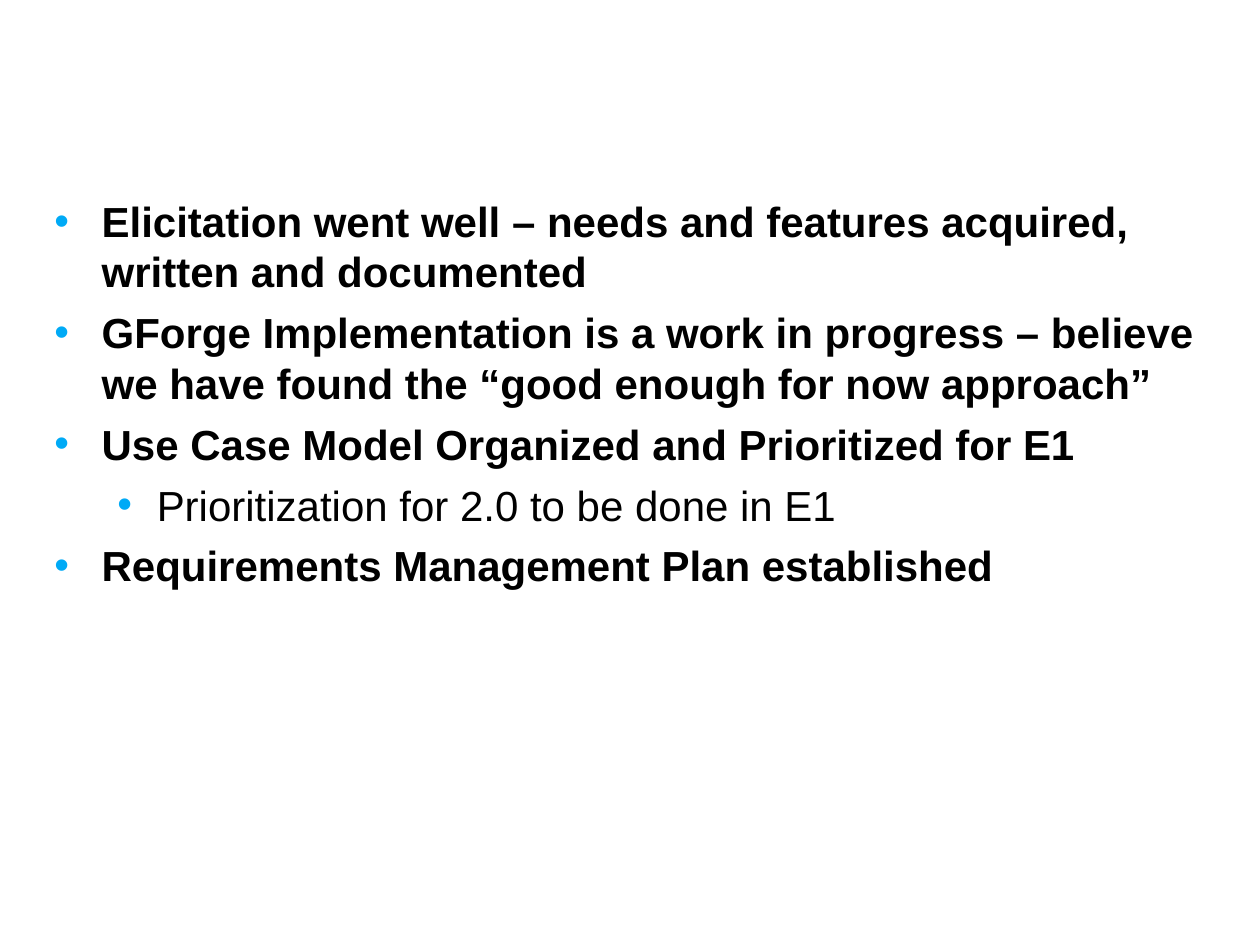
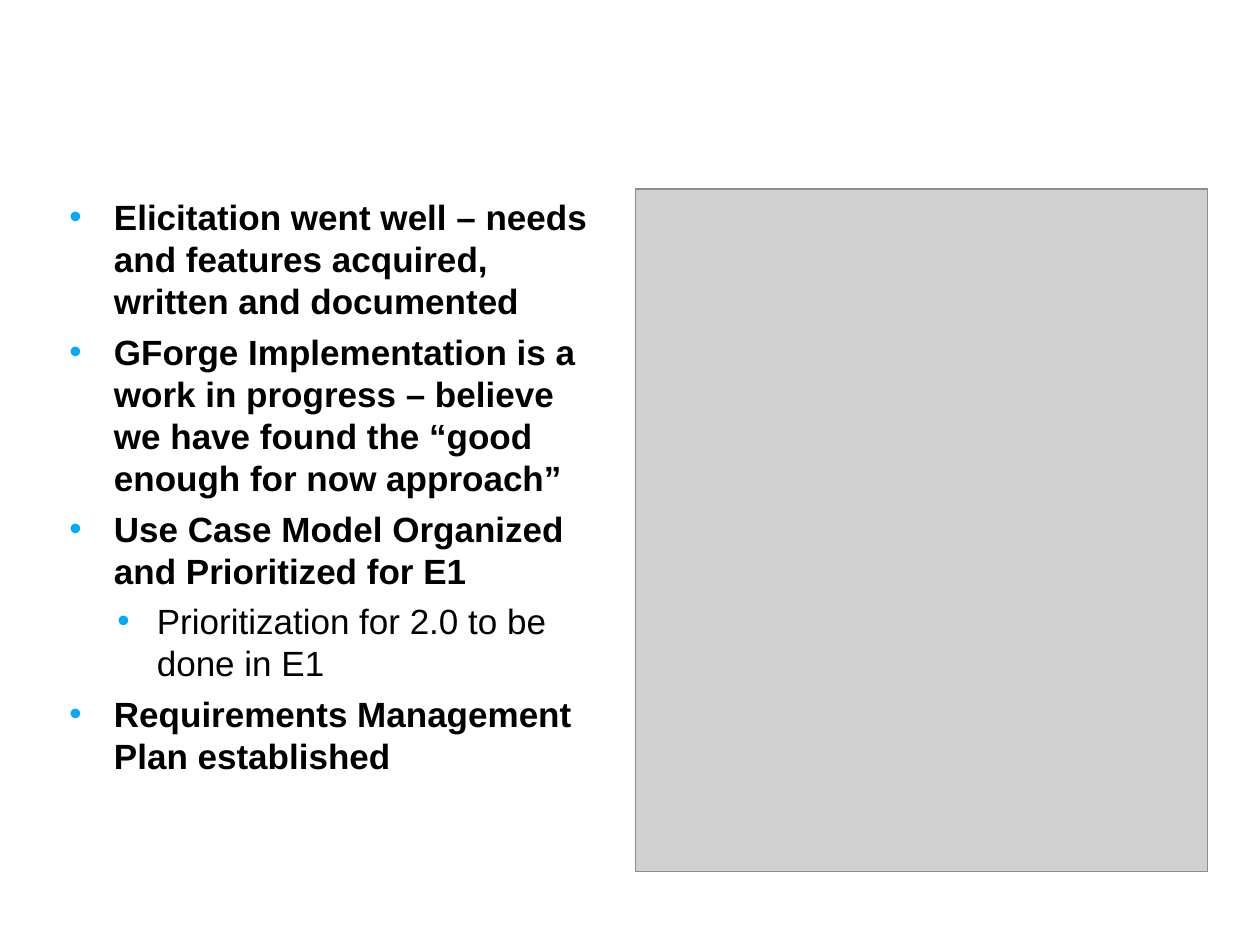
Before and after one commit to NCIP/caarray-docs, a slide deck: slide 16 of project_management/reports/inception_postmortem.ppt. Drawn at 1260x945 pixels with LibreOffice and Linux fonts; fonts in the diff are those of the drawing; grey boxes stand for pictures; background and template pictures are left out. Boxes give left, top, right and bottom in pixels: in the first picture for what was removed or moved away, otherwise in the second. Text is boxed around its words. In the diff, an @@ line names an element or a change of style, - is before the commit and + after.

Commit message:
minor updates

```diff
--- a/project_management/reports/inception_postmortem.ppt
+++ b/project_management/reports/inception_postmortem.ppt
@@ text "Elicitation went well – needs ..." at [114,204,587,770]: size 24 to 20 pt; indent changed; less space between paragraphs @@
@@ picture added at [635,189,1207,872] @@
```
